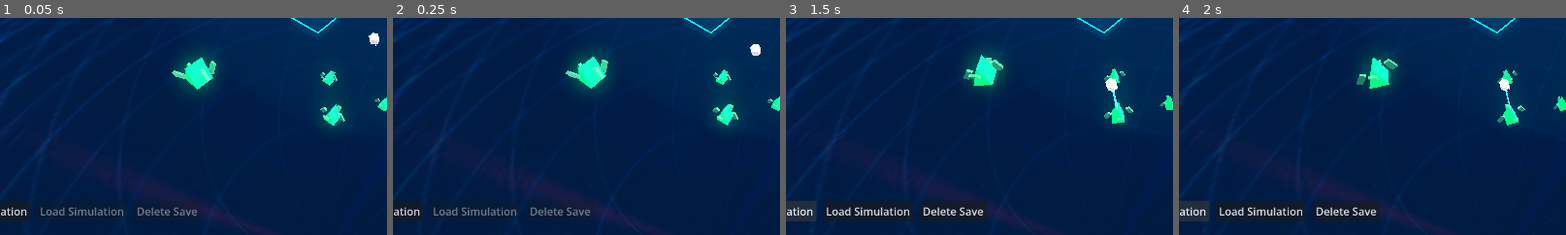
Above: before the commit, frames 1-4 (left to right).
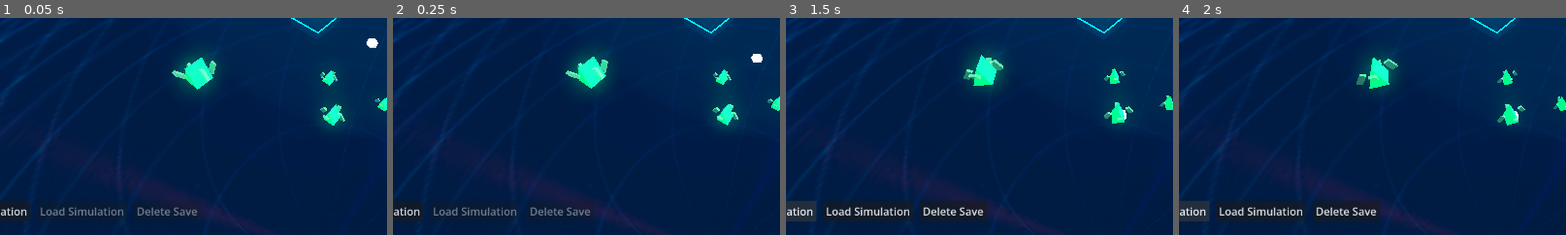
Above: after the commit, the same moments.

Repository: peterlavey/immanent
Game: Godot game, scene res://src/core/world/World.tscn
The game is run twice, just before and just after one commit, with the same random seed, the same clock (stepped at 60 frames per second) and the same inputs. Sound files missing from this copy of the repository are replaced by a short silence.
Inputs (mouse positions are % of the whole screen's width and height, from its top left):
- Up to frame 1 (0.05 s): no input
- Up to frame 2 (0.25 s): no input
- Up to frame 3 (1.5 s): move the mouse to (72, 45) at 0.52 s; click (72, 45) at 0.67 s; click "Save Simulation" at 1.25 s
- Up to frame 4 (2 s): no input
The pictures show only the part of the screen within x 9-59%, y 50-100%; the shares and areas given below are measured in that part.

The runs differ from the first frame. In frame 1, 0.2% of the frame differs, in the area x 94-98%, y 6-14%; in frame 2, 0.2%; in frame 3, 0.2%, in the area x 82-88%, y 27-47%; in frame 4, 0.2%.

Commit message:
Keep Core visuals scale constant during evolution: Commented out scale factor logic in `_update_visual_for_evolution` and updated tasks documentation accordingly.

Diff:
--- a/src/core/core/Core.gd
+++ b/src/core/core/Core.gd
@@ -39,9 +39,9 @@
 func _update_visual_for_evolution() -> void:
 	if not is_node_ready():
 		return
-	# Evolve visual by scaling or changing color
-	var scale_factor = 1.0 + (evolution_level * 0.5)
-	$Visuals.scale = Vector3(scale_factor, scale_factor, scale_factor)
+	# Evolve visual by changing color or adding effects, but keep scale constant
+	# var scale_factor = 1.0 + (evolution_level * 0.5)
+	# $Visuals.scale = Vector3(scale_factor, scale_factor, scale_factor)
 
 	var audio_manager = get_tree().root.get_node_or_null("AudioManager")
 	if audio_manager:
Not shown, changed: docs/tasks.md
